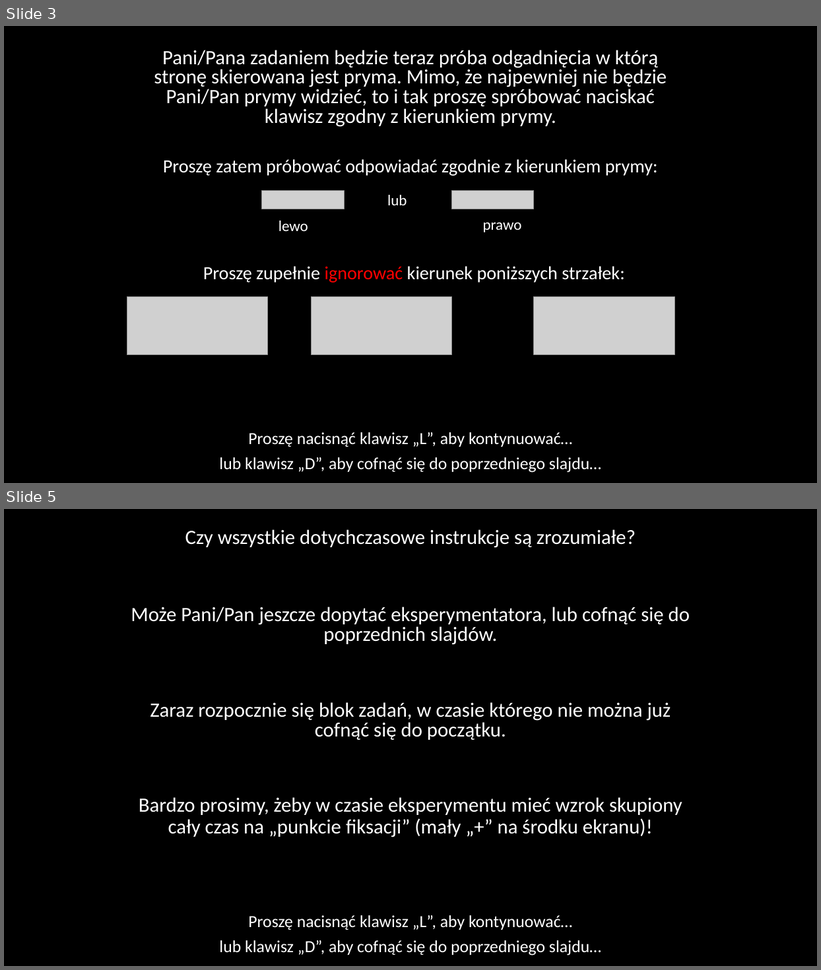
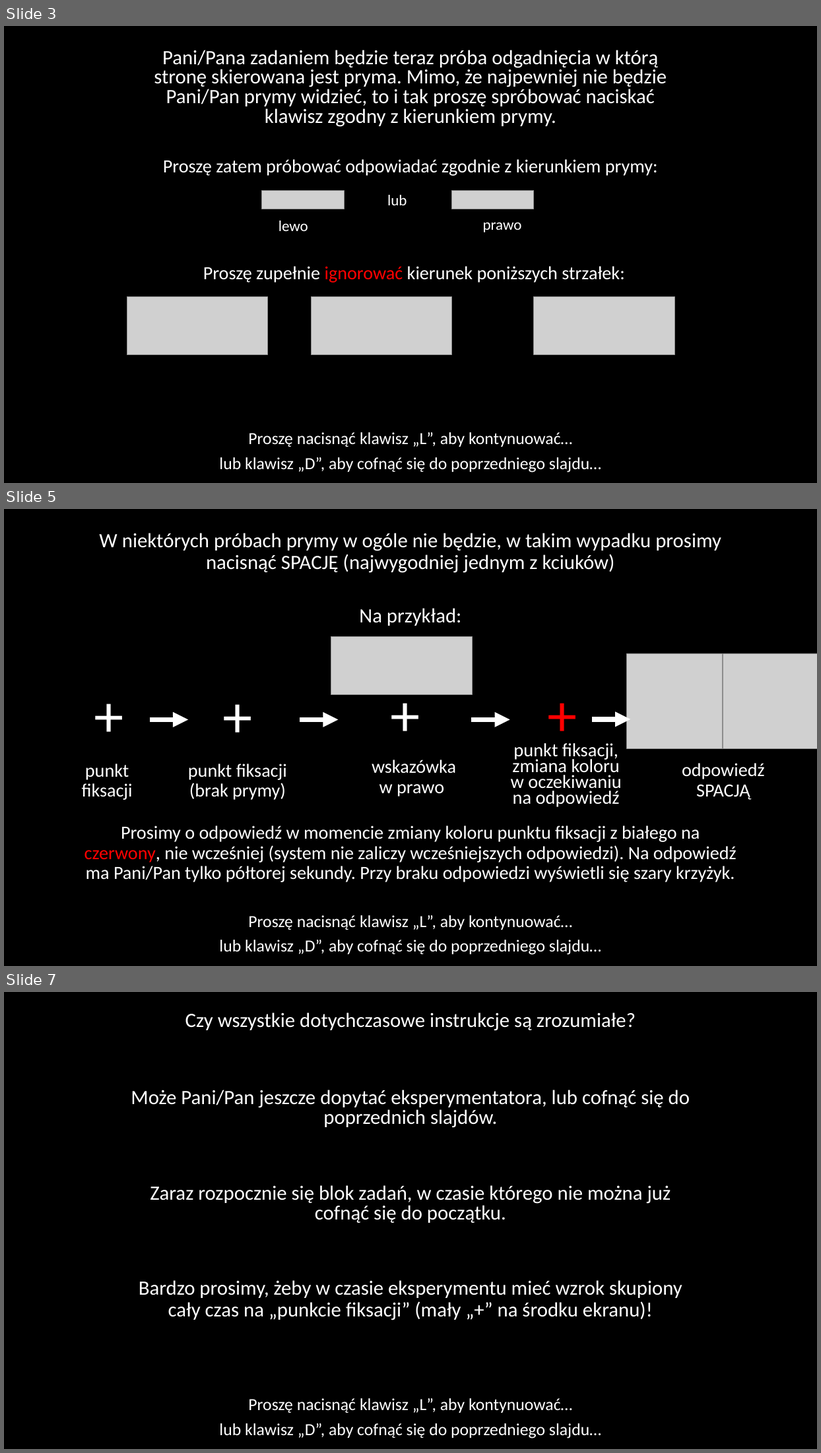
Before and after one commit to mmagnuski/senofag, a slide deck: EPRIME procedura png/Slajdy_Dprime.pptx. Shown one above the other, each under a label of ours: slides 3 and 5 before the commit, slides 3, 5 and 7 after it; the slides between them are not shown. The pictures are 821x970 and 821x1453 pixels, drawn with LibreOffice and Linux fonts; fonts in the diff are those of the drawing; grey boxes stand for pictures. Boxes give left, top, right and bottom in pixels: in the first picture for what was removed or moved away, otherwise in the second. Text is boxed around its words. In the diff, an @@ line names an element or a change of style, - is before the commit and + after.

```diff
--- a/EPRIME procedura png/Slajdy_Dprime.pptx
+++ b/EPRIME procedura png/Slajdy_Dprime.pptx
@@ slide 5 added at [4, 509, 817, 966], background #000000 @@
@@ text added at [99, 533, 721, 573], 24 pt, text #FFFFFF @@
+W niektórych próbach prymy w ogóle nie będzie, w takim wypadku prosimy nacisnąć SPACJĘ (najwygodniej jednym z kciuków)
@@ text added at [359, 608, 461, 626], 24 pt, text #FFFFFF @@
+Na przykład:
@@ picture added at [331, 637, 472, 695] @@
@@ picture added at [628, 654, 723, 749] @@
@@ picture added at [724, 654, 817, 749] @@
@@ text added at [79, 694, 139, 743], 66 pt, text #FFFFFF @@
++
@@ text added at [208, 695, 267, 745], 66 pt, text #FFFFFF @@
++
@@ text added at [376, 694, 436, 743], 66 pt, text #FFFFFF @@
++
@@ text added at [533, 694, 593, 743], 66 pt, text #FF0000 @@
++
@@ arrow added from (150, 720) to (188, 720), #FFFFFF 6 pt @@
@@ arrow added from (300, 720) to (338, 720), #FFFFFF 6 pt @@
@@ arrow added from (472, 720) to (510, 720), #FFFFFF 6 pt @@
@@ arrow added from (592, 720) to (630, 720), #FFFFFF 6 pt @@
@@ text added at [511, 743, 621, 807], 22.2 pt, text #FFFFFF @@
+punkt fiksacji, zmiana koloru w oczekiwaniu na odpowiedź
@@ text added at [82, 764, 133, 800], 22 pt, text #FFFFFF @@
+punkt fiksacji
@@ text added at [188, 764, 287, 800], 22 pt, text #FFFFFF @@
+punkt fiksacji (brak prymy)
@@ text added at [372, 760, 456, 797], 22 pt, text #FFFFFF @@
+wskazówka
+w prawo
@@ text added at [682, 763, 765, 800], 22 pt, text #FFFFFF @@
+odpowiedź
+SPACJĄ
@@ text added at [85, 826, 737, 883], 22 pt, text #FFFFFF @@
+Prosimy o odpowiedź w momencie zmiany koloru punktu fiksacji z białego na czerwony, nie wcześniej (system nie zaliczy wcześniejszych odpowiedzi). Na odpowiedź ma Pani/Pan tylko półtorej sekundy. Przy braku odpowiedzi wyświetli się szary krzyżyk.
@@ text added at [219, 916, 601, 955], 20 pt, text #FFFFFF @@
+Proszę nacisnąć klawisz „L”, aby kontynuować…
+lub klawisz „D”, aby cofnąć się do poprzedniego slajdu…
@@ what was slide 5 is now slide 7 @@
```
Also in this commit, not shown: 3 slides changed, 1 other slide added, 10 other files.
